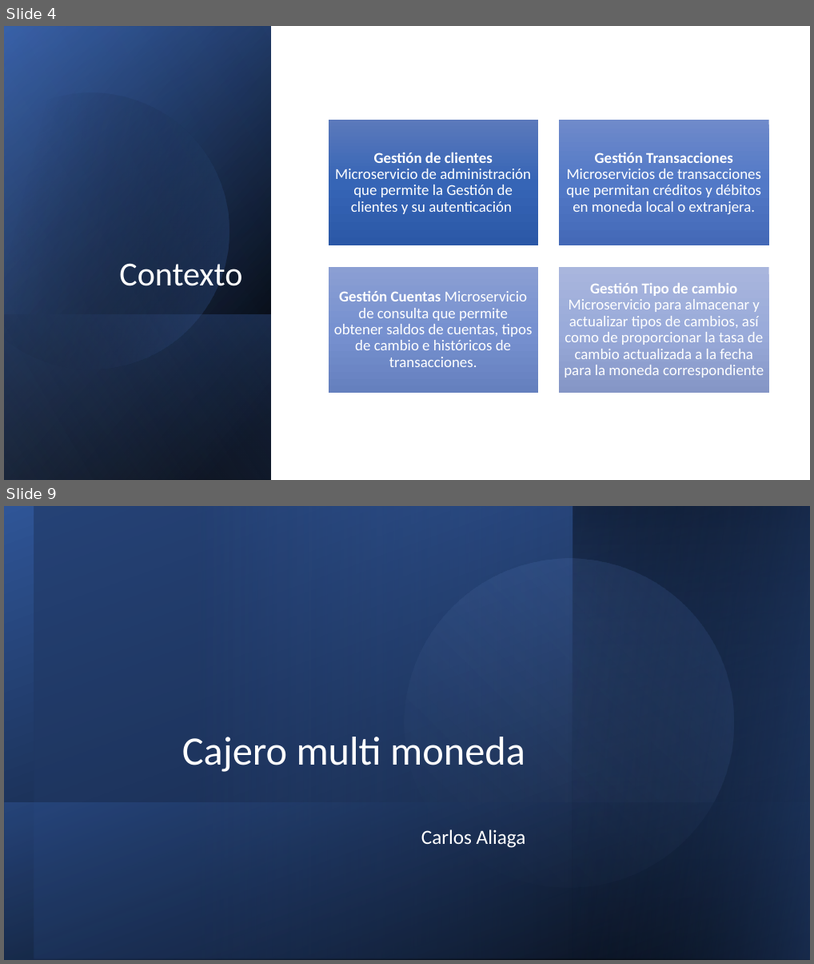
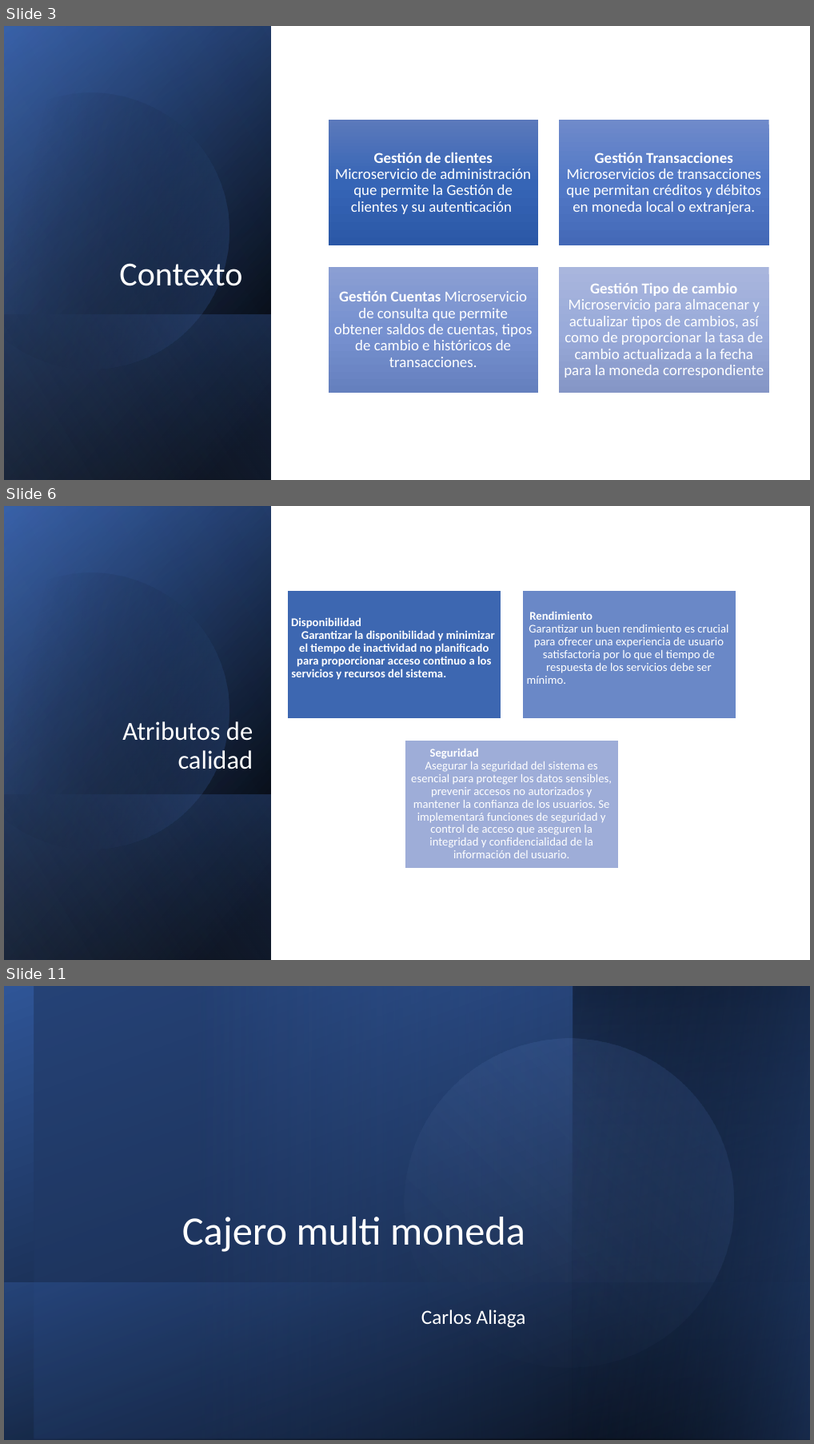
Before and after one commit to carlos-aliaga/ATM, a slide deck: docs/Cajero multi moneda.pptx. Shown one above the other, each under a label of ours: slides 4 and 9 before the commit, slides 3, 6 and 11 after it; the slides between them are not shown. The pictures are 814x964 and 814x1444 pixels, drawn with LibreOffice and Linux fonts; fonts in the diff are those of the drawing. Boxes give left, top, right and bottom in pixels: in the first picture for what was removed or moved away, otherwise in the second. Text is boxed around its words. In the diff, an @@ line names an element or a change of style, - is before the commit and + after.

```diff
--- a/docs/Cajero multi moneda.pptx
+++ b/docs/Cajero multi moneda.pptx
@@ slide 6 added at (4, 506, 810, 960), background #FFFFFF @@
@@ rectangle added at (4, 506, 271, 960), fill gradient #000000 to #2F5597 @@
@@ rectangle added at (4, 507, 271, 960), fill gradient #000000 to #4472C4 @@
@@ rectangle added at (4, 506, 271, 960), fill gradient #000000 to #8FAADC @@
@@ freeform shape added at (4, 540, 262, 877), fill gradient #000000 to #4472C4 @@
@@ title added at (122, 721, 254, 769), 31 pt, text #FFFFFF @@
+Atributos de calidad
@@ group added at (288, 590, 736, 868): 3 rectangles, 3 texts @@
+Disponibilidad Garantizar la disponibilidad y minimizar el tiempo de inactividad no planificado para proporcionar acceso continuo a los servicios y recursos del sistema.
+Rendimiento Garantizar un buen rendimiento es crucial para ofrecer una experiencia de usuario satisfactoria por lo que el tiempo de respuesta de los servicios debe ser mínimo.
+Seguridad Asegurar la seguridad del sistema es esencial para proteger los datos sensibles, prevenir accesos no autorizados y mantener la confianza de los usuarios. Se implementará funciones de seguridad y control de acceso que aseguren la integridad y confidencialidad de la información del usuario.
@@ rectangle added at (4, 794, 271, 960), fill gradient #4472C4 to #000000 @@
@@ what was slide 4 is now slide 3 @@
@@ what was slide 9 is now slide 11 @@
```
Also in this commit, not shown: 4 slides changed, 2 other slides added, 1 slide removed, 1 other file.
